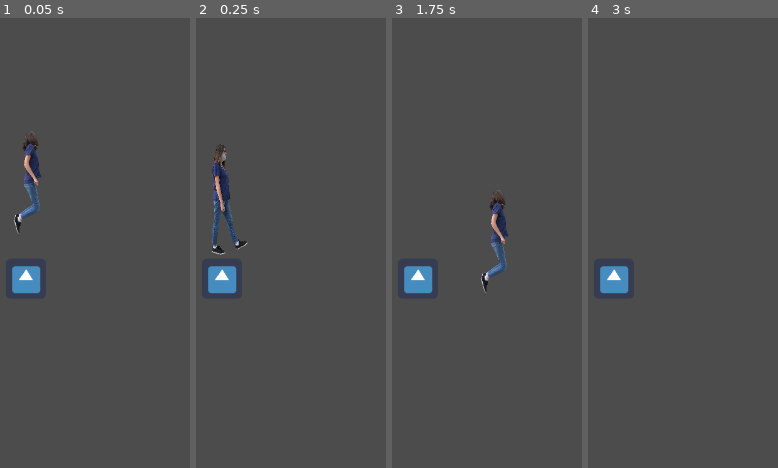
Above: before the commit, frames 1-4 (left to right).
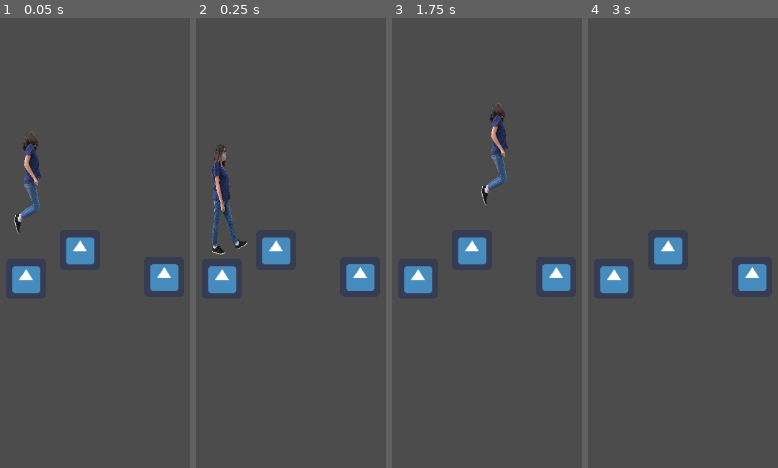
Above: after the commit, the same moments.

Repository: KGP-67/AR218_Petzold
Game: Godot game, scene res://Scenes/Level one.tscn
Same seed, same stepped clock (60 frames per second), same inputs: the game is played once before the commit and once after it. The project has no main scene, so this scene is started directly. The engine's default icon, where the game draws it, is replaced by a stand-in: a white triangle on a blue panel in a dark square.
Inputs:
- Up to frame 1 (0.05 s): no input
- Up to frame 2 (0.25 s): no input
- Up to frame 3 (1.75 s): tap Enter at 0.5 s; hold Right (right) from 0.53 s (still down); tap Space (jump) at 0.77, 1.52 s
- Up to frame 4 (3 s): release Right (right) at 2.03 s; hold Left (left) 2.03-2.78 s; tap Space (jump) at 2.75 s; hold Right (right) from 2.78 s (still down)

The runs differ from the first frame. In frame 1, 1.8% of the frame differs, in the area x 34-95%, y 48-61%; in frame 2, 1.8%; in frame 3, 4.2%, in the area x 34-95%, y 18-62%; in frame 4, 1.8%.

Commit message:
Update Level one.tscn

Diff:
--- a/PlatformerGodot/Scenes/Level one.tscn
+++ b/PlatformerGodot/Scenes/Level one.tscn
@@ -10,3 +10,9 @@
 
 [node name="Platform one" parent="." instance=ExtResource( 2 )]
 position = Vector2( 270.25, 417.273 )
+
+[node name="Platform one2" parent="." instance=ExtResource( 2 )]
+position = Vector2( 356.68, 371.252 )
+
+[node name="Platform one3" parent="." instance=ExtResource( 2 )]
+position = Vector2( 491.375, 413.906 )
